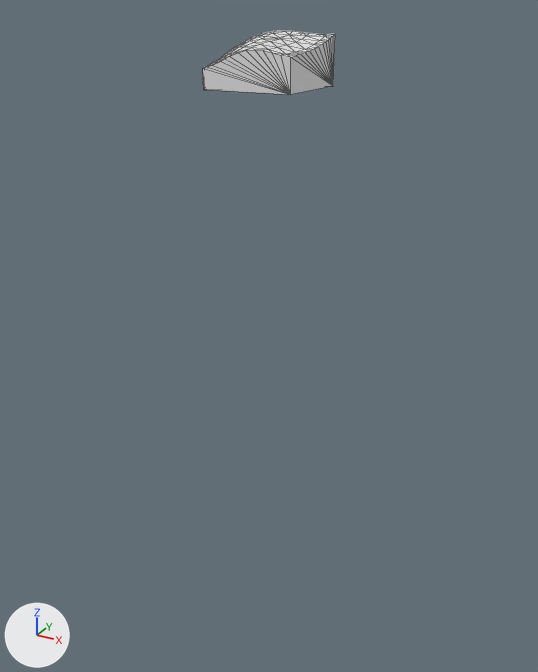
An edit to the glTF model assets/terrain/surface_pieces/surf_6_17.glb, drawn before and after from the same camera.
Both versions are drawn from a 50 mm camera at (-57.8, -13.4, 3.8) aimed at (-77.9, 23.1, -14.5). The lights are fixed; the arrows at lower left show +X, +Y and +Z. The picture after the commit comes second. Mesh edges are drawn as thin lines. Where no turn or scale is listed for an object, it has been applied to the vertices.

Objects in the first picture: 'geometry_0'.
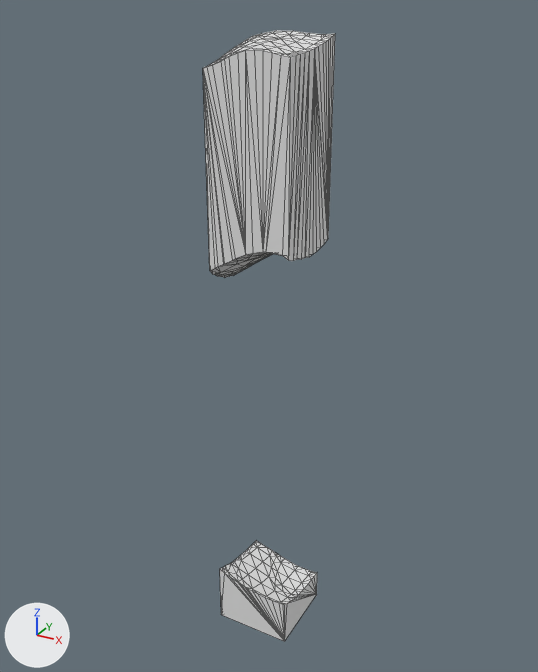
Boxes [x1, y1, x2, y2] around the edits, measured in the pictures (538 x 672 px):
'geometry_0', reshaped (842% taller)
    before: [203, 30, 335, 94]
    after: [203, 30, 335, 641]
part 1 of me_geometry_0, added
    after: [220, 541, 317, 641]
part 2 of me_geometry_0, built on
    before: [203, 38, 335, 94]
    after: [203, 38, 335, 277]

The change, as a diff of the scene's bpy script:
```diff
--- a/assets/terrain/surface_pieces/surf_6_17.glb.py
+++ b/assets/terrain/surface_pieces/surf_6_17.glb.py
@@ me_geometry_0 @@
 # used by ob_geometry_0; location = (0.0, 0.0, 0.0)
-me_geometry_0.from_pydata(...)  # 94 vertices, 184 faces; spans x -80.0..-75.0, y 20.0..25.0, z 0.0..2.7
+me_geometry_0.from_pydata(...)  # 271 vertices, 534 faces; spans x -80.0..-75.0, y 20.0..25.0, z -35.0..2.7
+# me_geometry_0 part 1: a new loose piece of 91 vertices spanning x -80.0..-75.0, y 20.0..25.0, z -35.0..-30.97
+# me_geometry_0 part 2
+# 4 vertices are removed from x -80.0..-75.0, y 20.0..25.0, z 0.0
+# 63 faces are deleted
+# 90 vertices are added at x -80.0..-75.0, y 20.0..25.0, z -10.77..-8.1
+# 235 new faces join them
```
